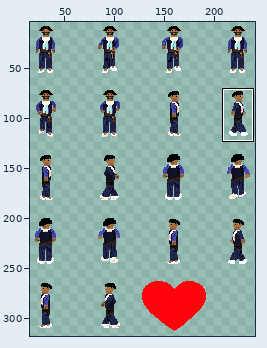
Two states of a sprite sheet, iti2024/zoilo/jugador.png. The picture above shows the old version from afar; the outline marks the close-up.
Close-up. Before the commit:
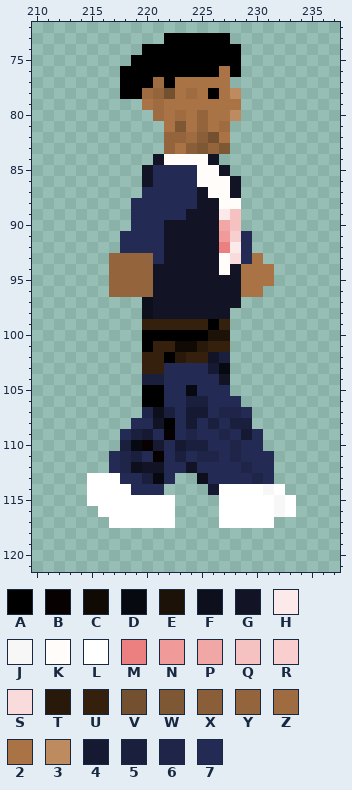
The file is 256x320 pixels. Colours within 5 levels of each other are drawn and written as one. Shown: x 210..237, y 72..121. The wide view leaves out empty margins. The commit also changed other parts of the picture, which this record leaves out.
Palette (. is transparent): A #000000  B #070101  C #110a04  D #070911  E #1d1207  F #0d0f1c  G #121426  H #fce9e9  J #f7f7f7  K #fffcf9  L #ffffff  M #ec8080  N #f09a9a  P #f2a7a7  Q #f6c1c1  R #f8cece  S #fadbdb  T #29190a  U #35200d  V #735030  W #7e5734  X #895e39  Y #94653d  Z #9f6c41  2 #aa7345  3 #be8b60  4 #151a32  5 #1a1f3d  6 #1e2548  7 #232a53
Pixels before, first column x 215:
 73 .......AAAAAA......
 74 .....AAAAAAAAA.....
 75 ....AAAAAAAAAA.....
 76 ...AAAAAAAAA2A.....
 77 ...AAAZA22222......
 78 ...AAZYV2Z2A23.....
 79 .....2Z2222222.....
 80 ......Z2Z2Y223.....
 81 .......2W2Y2Z......
 82 .......YYZXV2......
 83 .......Y2XWYW......
 84 ......GKKKKG.......
 85 .....G7777KKG......
 86 .....G7777KKKG.....
 87 .....77777GKKG.....
 88 ....777777GGKK.....
 89 ....77777GGGHQ.....
 90 ....777GGGGGPQ.....
 91 ...7777GGGGGNR7....
 92 ...7777GGGGGMH7....
 93 ..YYYY7GGGGGKS72...
 94 ..YYYYGGGGGGKG222..
 95 ..YYYYGGGGGGGG222..
 96 ..YYYYGGGGGGGG22...
 97 .....FGGGGGGGG.....
 98 .....FGGGGGGG......
 99 .....UUUUUUAU......
100 .....AAAAAAEE......
101 .....AUUCCTUU......
102 .....UUATUUG5......
103 .....UU77774D......
104 .....5577777G......
105 .....AA77D777......
106 .....AA7755777.....
107 .....6F57447667....
108 ....77GA7475755....
109 ...7547B76776747...
110 ...5DB4745577677...
111 ..7657B7576676777..
112 ..76FGG77G7777677..
113 LLL775D7..F777767..
114 LLLL777....4LLLLJL.
115 LLLLLLLL....LLLLLJL
116 .LLLLLLL....LLLLLJL
117 ..LLLLLL....LLLLL..
Now the later version:
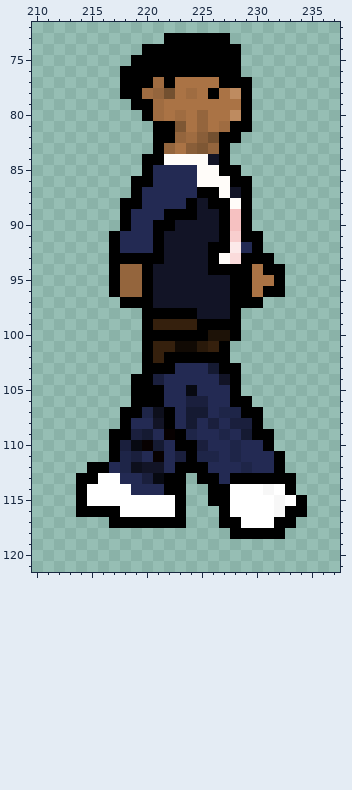
Diff:
Changed rows in their new state; - is an unchanged pixel.
first column x 214:
 76 -------------A-------
 77 -------------AAA-----
 78 ---------------A-----
 79 -----AA--------A-----
 80 ------A--------A-----
 81 -------AA-----AA-----
 82 -------AA----AA------
 83 -------A-----A-------
 84 ------AA-----A-------
 85 ------A------AA------
 86 -----AA-------AA-----
 87 -----A-----AA--A-----
 88 ----AA----A-AA-A-----
 89 ----A---AAA--A-A-----
 90 ----A--AA----A-A-----
 91 ---A---A-----A-AA----
 92 ---A---A----AA--A----
 93 ---AAAAA----A--AAA---
 94 ---A--A-----AAAA-AA--
 95 ---A--A-------AA--A--
 96 ---A--A-------AA-AA--
 97 ----AAA-------AAA----
 98 ------AAAAA---A------
 99 ------A----A-AA------
100 --------------A------
101 -------------A-------
102 ------A--AAAAA-------
103 ------AAA----AA------
104 -----AA-------A------
105 -----A--------A------
106 -----A--------AA-----
107 ----AA--A------AA----
108 ----A-----------A----
109 ---AA----A------AA---
110 ---A-----AA------A---
111 ---A------A-------A--
112 -AA------AAA------A--
113 AA------AA-AA-AAAAAA-
114 A-------AA--AA-----A-
115 A--------A--AA------A
116 AAAA-----A---A-----AA
117 ---AAAAAAA---AA---AA-
118 --------------AAAAA--
